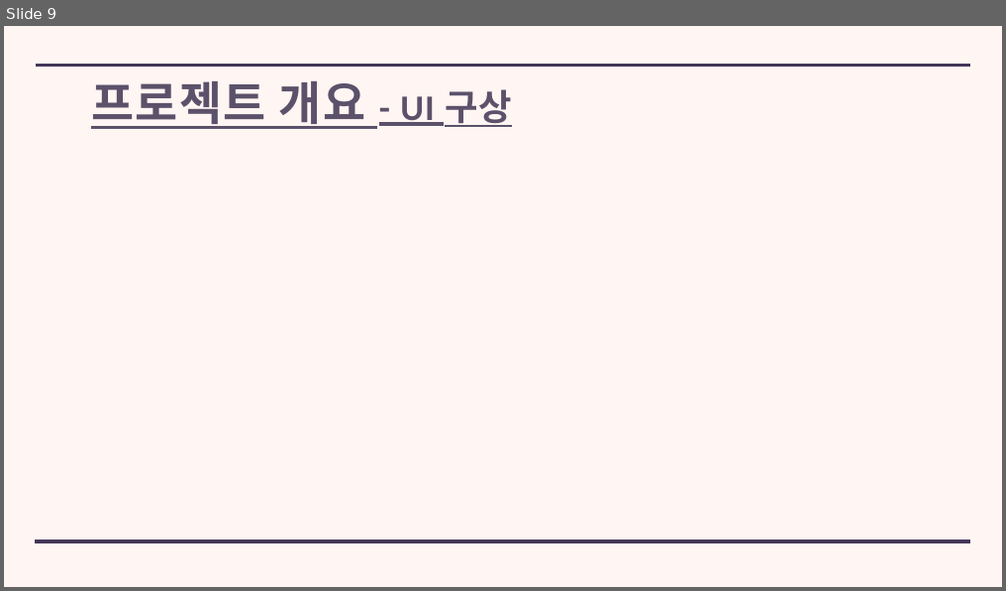
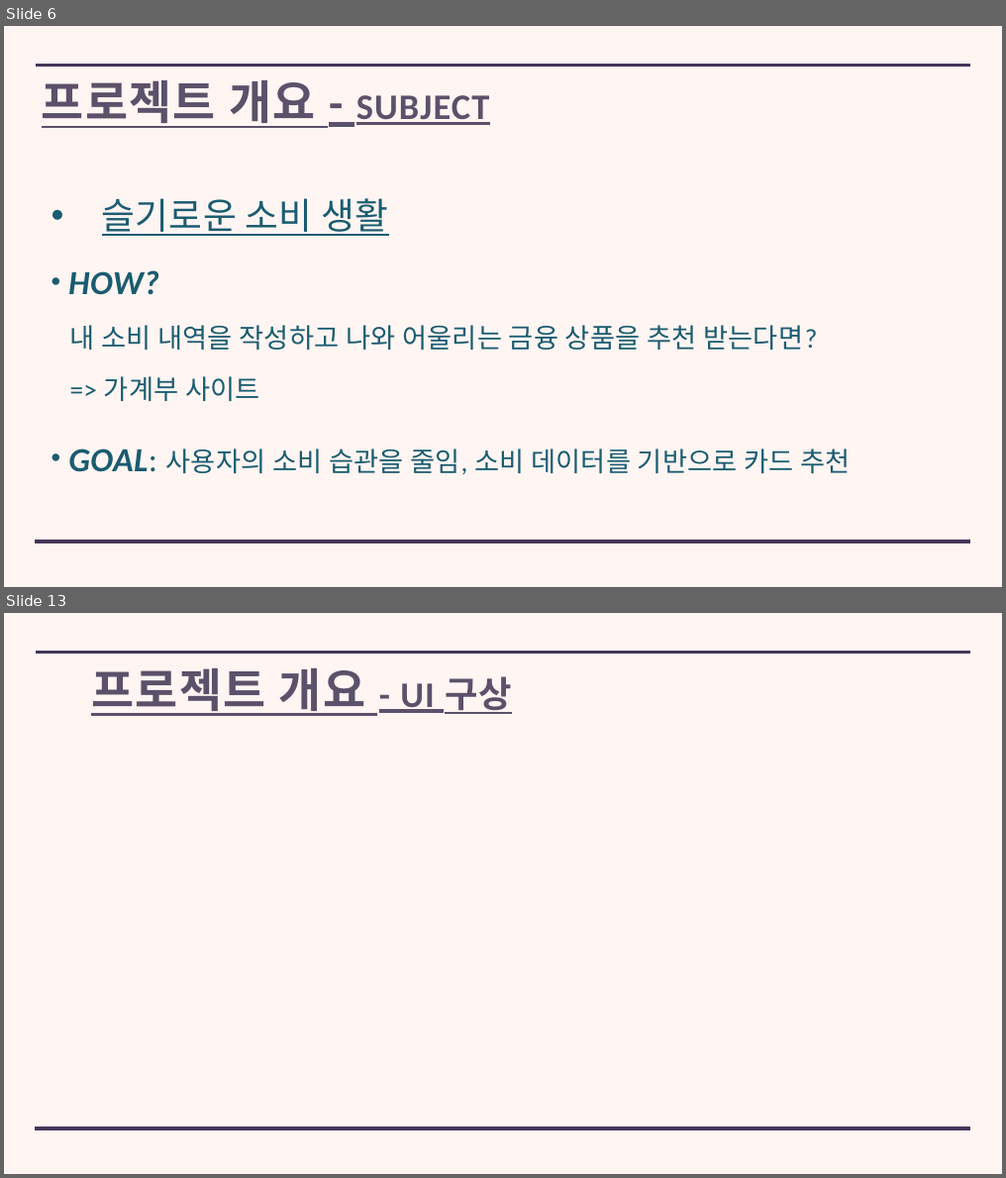
Before and after one commit to kuk0901/WingSpringBoot, a slide deck: ppt/WING_ 발표 PPT.pptx. Shown one above the other, each under a label of ours: slide 9 before the commit, slides 6 and 13 after it; the slides between them are not shown. The pictures are 1006x591 and 1006x1178 pixels, drawn with LibreOffice and Linux fonts; fonts in the diff are those of the drawing. Boxes give left, top, right and bottom in pixels: in the first picture for what was removed or moved away, otherwise in the second. Text is boxed around its words. In the diff, an @@ line names an element or a change of style, - is before the commit and + after.

```diff
--- a/ppt/WING_ 발표 PPT.pptx
+++ b/ppt/WING_ 발표 PPT.pptx
@@ slide 6 added at (4, 26, 1002, 587), background #FFF5F2; not listed: 2 template elements that a slide beside it also shows @@
@@ title added at (42, 80, 489, 128), 89.1 pt, text #5B516A, bold, underline @@
+프로젝트 개요 - SUBJECT
@@ text added at (68, 198, 849, 474), 52 pt, text #1A5C71 @@
+• 슬기로운 소비 생활
+• HOW?
+  내 소비 내역을 작성하고 나와 어울리는 금융 상품을 추천 받는다면?
+  => 가계부 사이트
+• GOAL: 사용자의 소비 습관을 줄임, 소비 데이터를 기반으로 카드 추천
@@ what was slide 9 is now slide 13 @@
```
Also in this commit, not shown: 8 slides changed, 4 other slides added, 1 slide removed, 41 other files.
